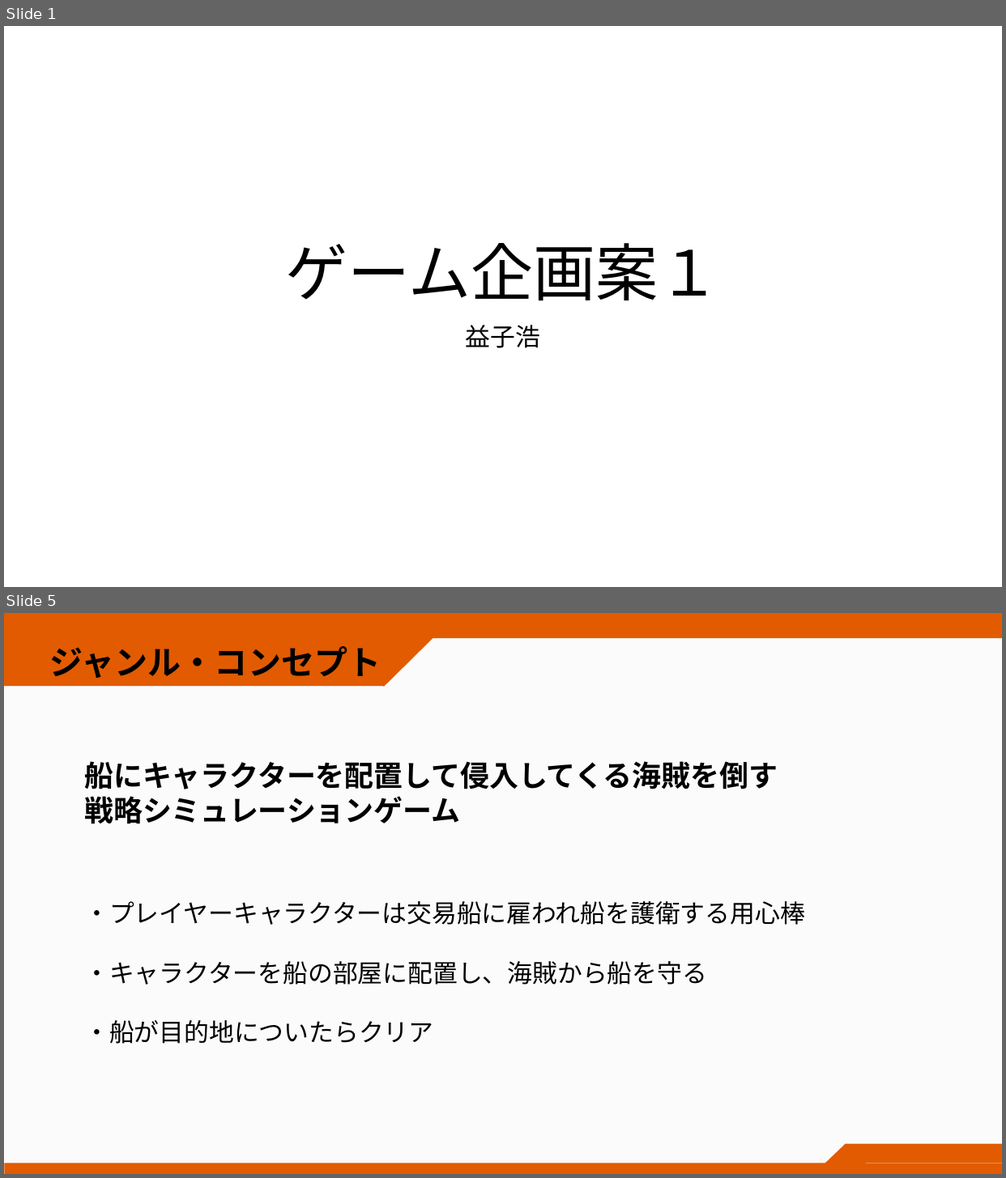
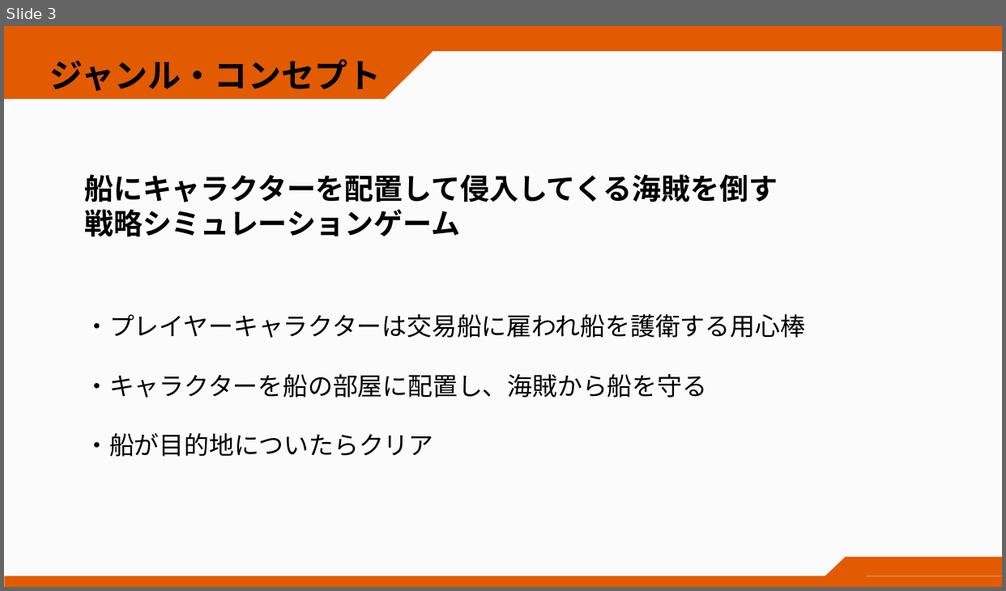
Before and after one commit to takeuchidaina/CircleProject_TowerDefense, a slide deck: 書類やスケジュール/サークル作品１.pptx. Shown one above the other, each under a label of ours: slides 1 and 5 before the commit, slide 3 after it; the slides between them are not shown. The pictures are 1006x1178 and 1006x591 pixels, drawn with LibreOffice and Linux fonts; fonts in the diff are those of the drawing; background and template pictures are left out. Boxes give left, top, right and bottom in pixels: in the first picture for what was removed or moved away, otherwise in the second. Text is boxed around its words. In the diff, an @@ line names an element or a change of style, - is before the commit and + after.

```diff
--- a/書類やスケジュール/サークル作品１.pptx
+++ b/書類やスケジュール/サークル作品１.pptx
@@ slide 1 removed at (4,26,1002,587), background #FFFFFF @@
@@ title removed at (286,243,721,301) @@
-ゲーム企画案１
@@ subtitle removed at (466,325,540,348) @@
-益子浩
@@ what was slide 5 is now slide 3 @@
```
Also in this commit, not shown: 2 slides changed, 2 slides added, 2 other slides removed.
